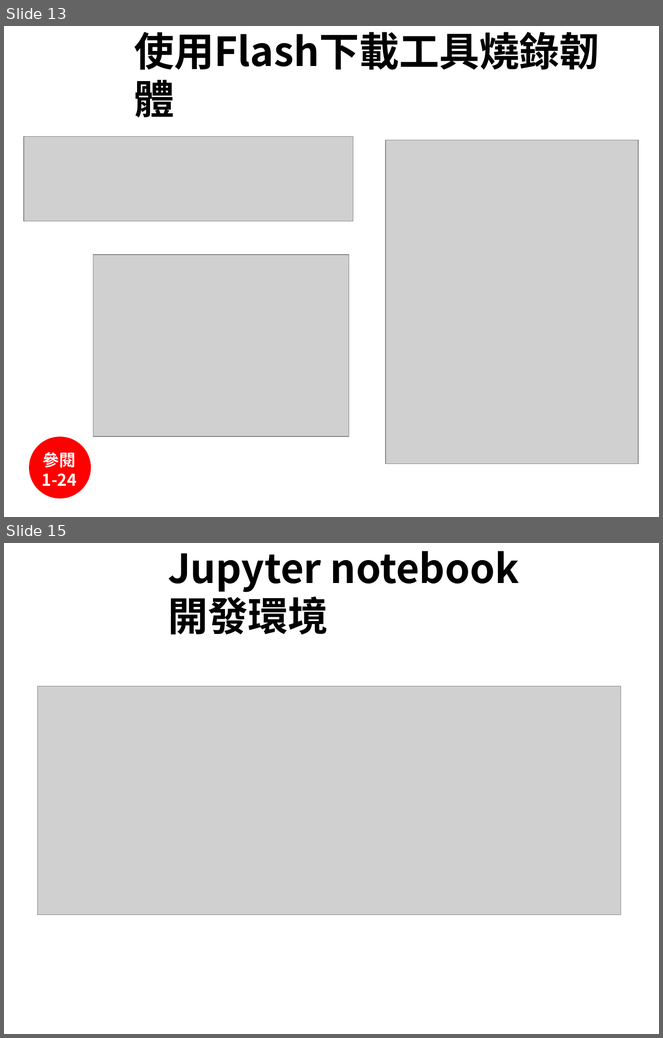
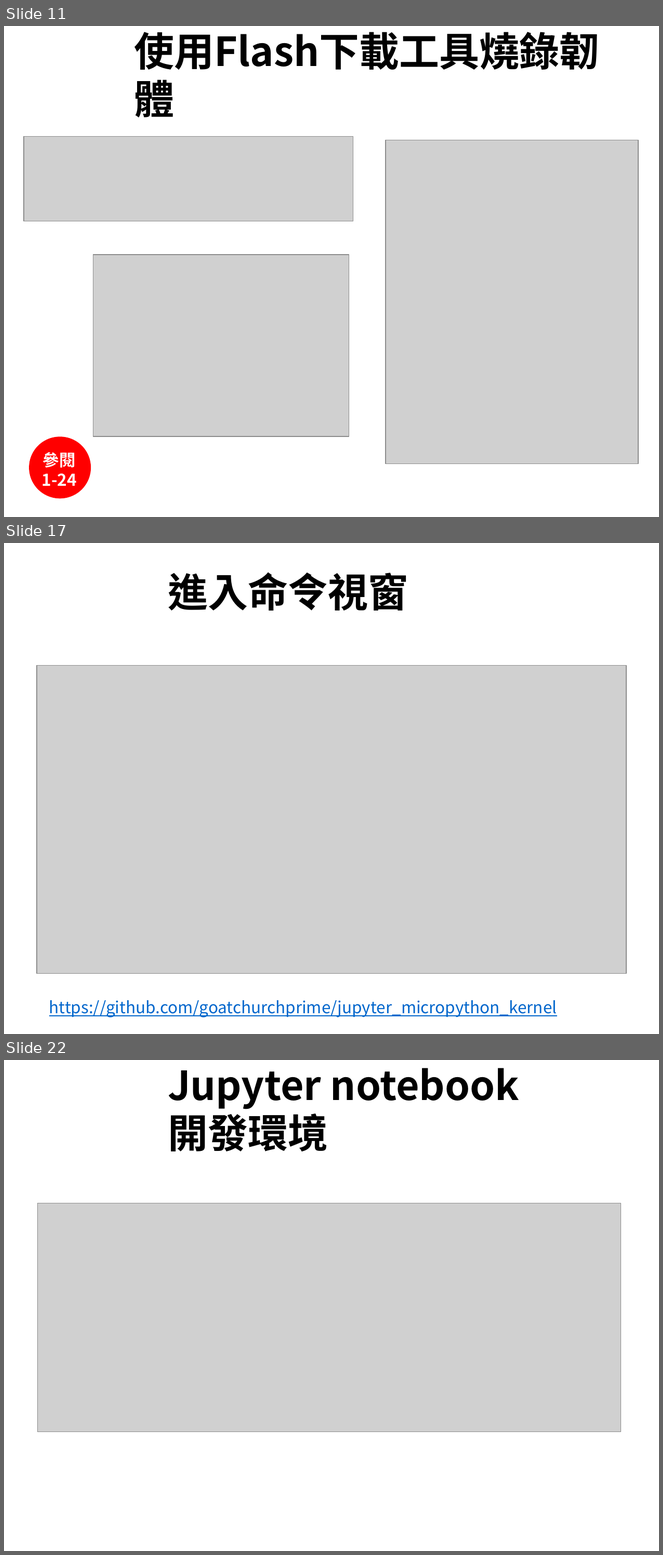
Before and after one commit to jumbokh/micropython_class, a slide deck: Micropython_20200613.pptx. Shown one above the other, each under a label of ours: slides 13 and 15 before the commit, slides 11, 17 and 22 after it; the slides between them are not shown. The pictures are 663x1038 and 663x1555 pixels, drawn with LibreOffice and Linux fonts; fonts in the diff are those of the drawing; grey boxes stand for pictures; background and template pictures are left out. Boxes give left, top, right and bottom in pixels: in the first picture for what was removed or moved away, otherwise in the second. Text is boxed around its words. In the diff, an @@ line names an element or a change of style, - is before the commit and + after.

```diff
--- a/Micropython_20200613.pptx
+++ b/Micropython_20200613.pptx
@@ slide 17 added at (4, 543, 659, 1034), background #FFFFFF @@
@@ title added at (168, 572, 408, 611), 44 pt, text #000000, bold @@
+進入命令視窗
@@ picture added at (37, 666, 626, 974) @@
@@ text added at (49, 1001, 557, 1018), 18 pt, text #0066CC, underline @@
+https://github.com/goatchurchprime/jupyter_micropython_kernel
@@ what was slide 13 is now slide 11 @@
@@ what was slide 15 is now slide 22 @@
```
Also in this commit, not shown: 1 slide changed, 12 other slides added, 3 slides removed, 1 other file.
